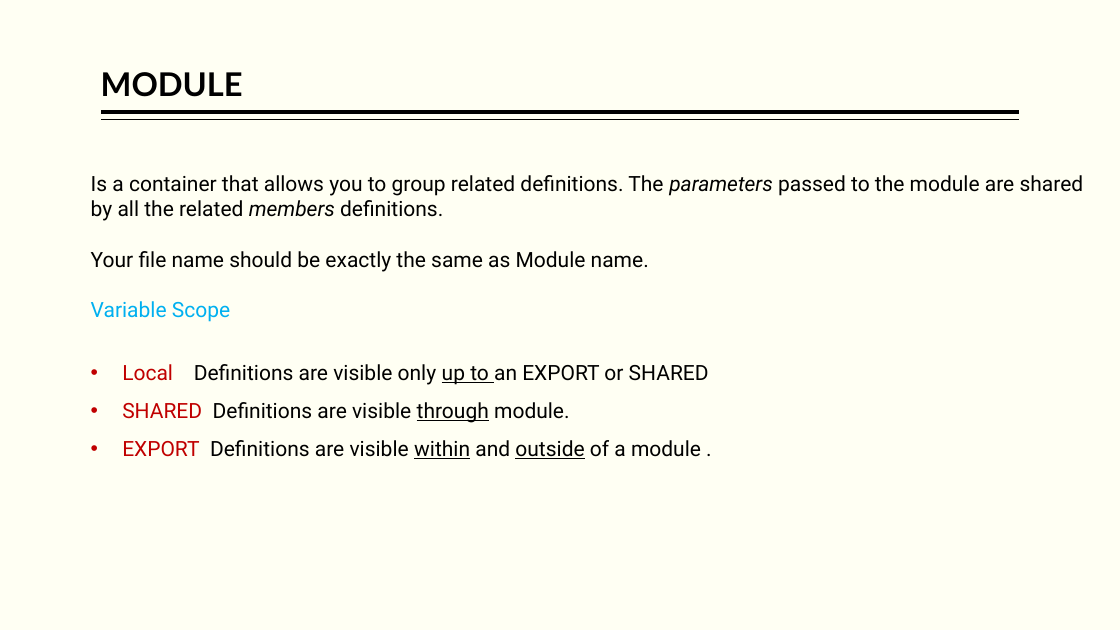
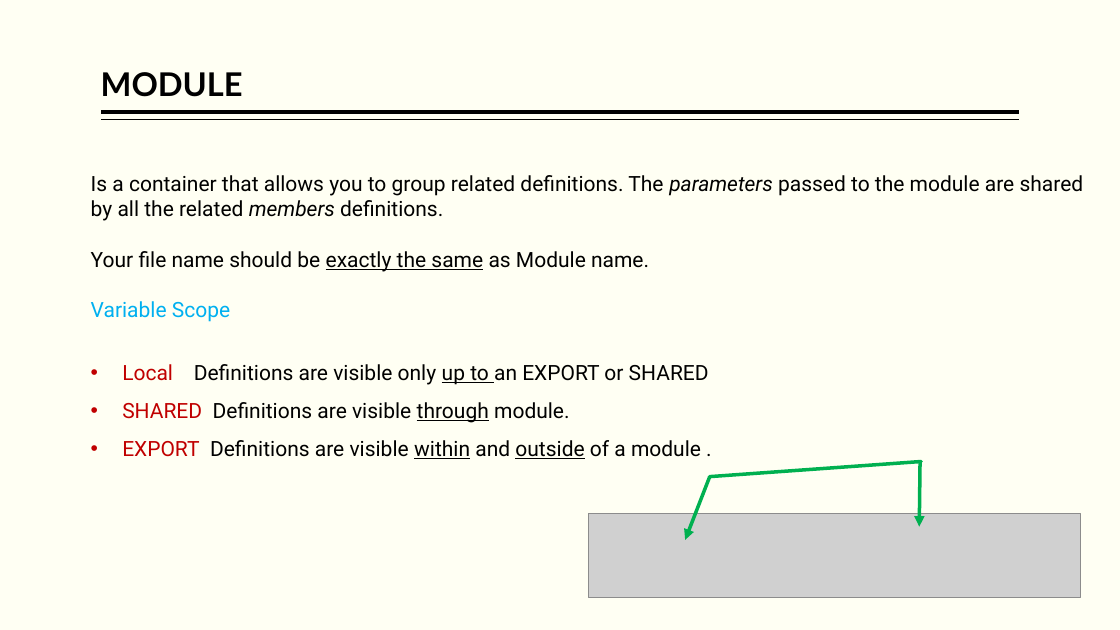
Before and after one commit to hpccsystems-solutions-lab/ScheduledFlights-Workshop, a slide deck: slide 53 of BigData-ECL.pptx (slide 51 before the commit). Drawn at 1120x630 pixels with LibreOffice and Linux fonts; fonts in the diff are those of the drawing; grey boxes stand for pictures. Boxes give left, top, right and bottom in pixels: in the first picture for what was removed or moved away, otherwise in the second. Text is boxed around its words. In the diff, an @@ line names an element or a change of style, - is before the commit and + after.

```diff
--- a/BigData-ECL.pptx
+++ b/BigData-ECL.pptx
@@ text at [91, 251, 649, 272]: underline on in "exactly the same" @@
@@ arrow added from (710, 476) to (686, 540), #00B050 3 pt @@
@@ line added from (710, 476) to (922, 461), #00B050 3 pt @@
@@ arrow added from (920, 462) to (919, 527), #00B050 3 pt @@
@@ picture added at [588, 514, 1081, 598] @@
```
Also in this commit, not shown: 15 other slides changed, 3 slides added, 1 slide removed, 6 other files.
